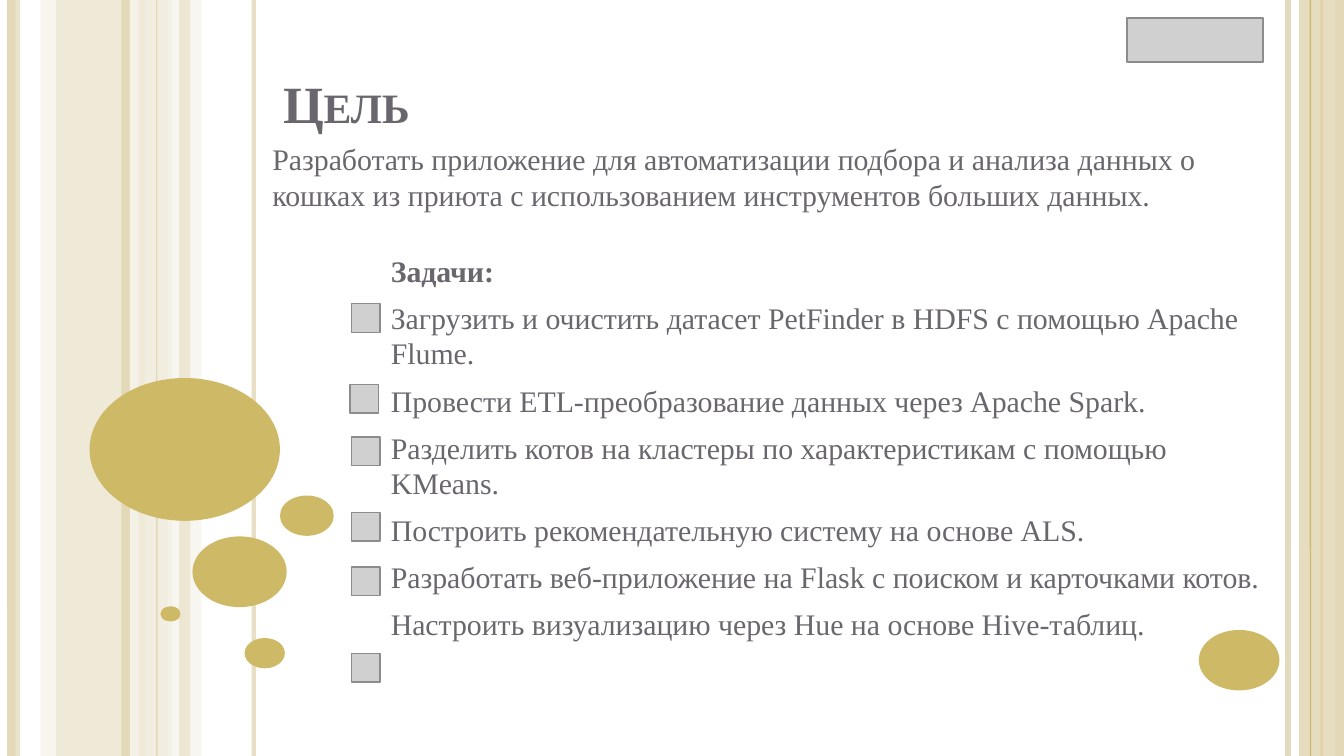
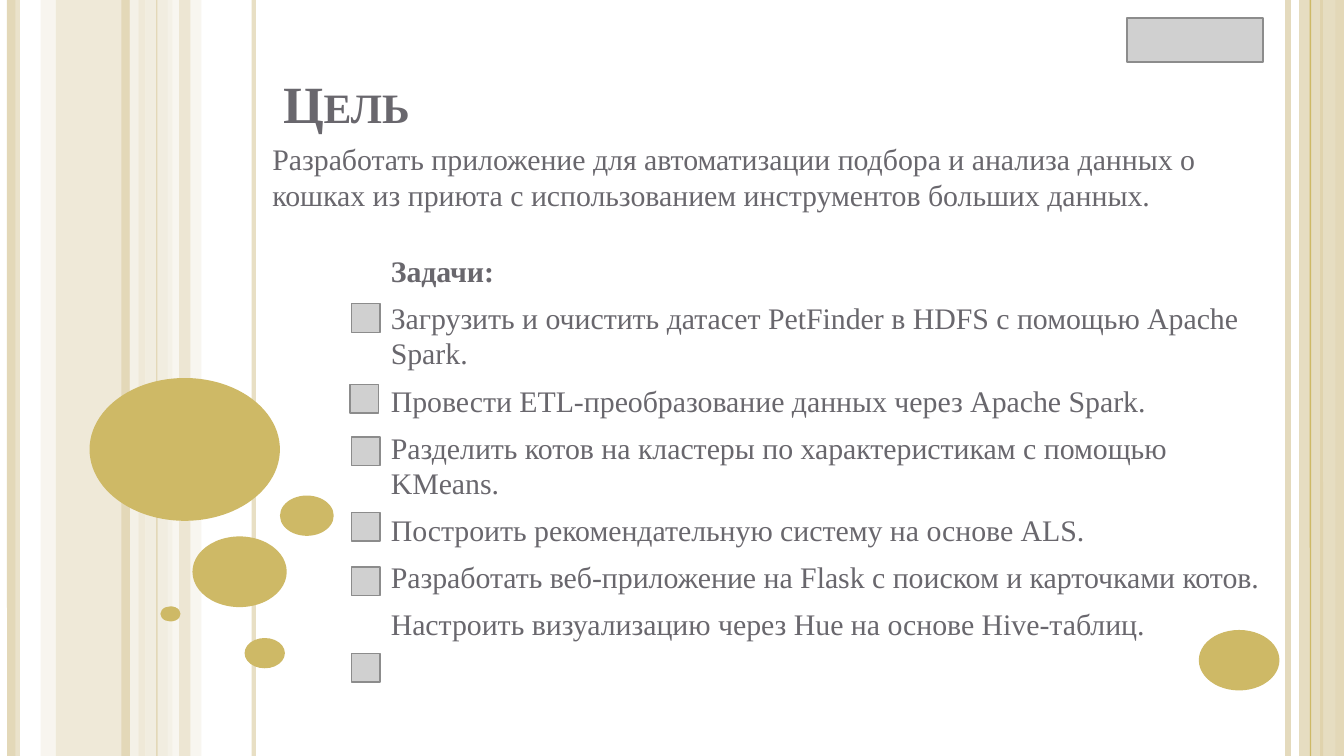
Before and after one commit to LKey256/cat-recomended, a slide deck: slide 2 of Проект по БД.pptx. Drawn at 1344x756 pixels with LibreOffice and Linux fonts; fonts in the diff are those of the drawing; grey boxes stand for pictures. Boxes give left, top, right and bottom in pixels: in the first picture for what was removed or moved away, otherwise in the second. Text is boxed around its words. In the diff, an @@ line names an element or a change of style, - is before the commit and + after.

```diff
--- a/Проект по БД.pptx
+++ b/Проект по БД.pptx
@@ subtitle at bbox=[391, 308, 1238, 370]: text changed @@
-Загрузить и очистить датасет PetFinder в HDFS с помощью Apache Flume.
+Загрузить и очистить датасет PetFinder в HDFS с помощью Apache Spark.
```
Also in this commit, not shown: 4 other slides changed.
